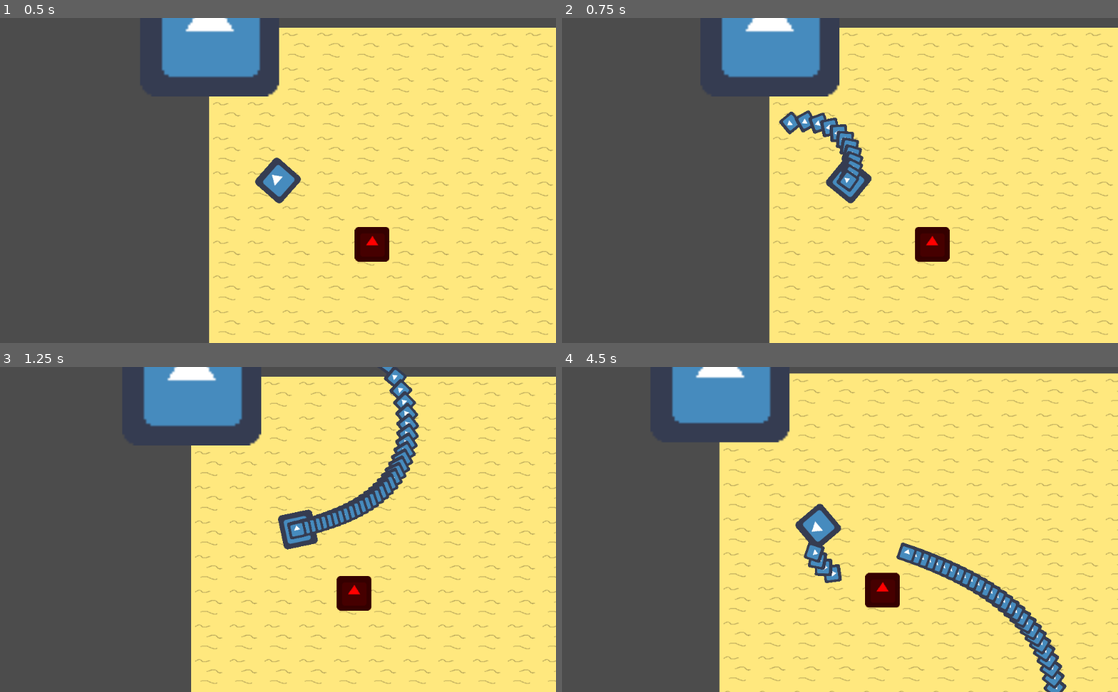
Above: before the commit, frames 1-4 (two rows, left to right).
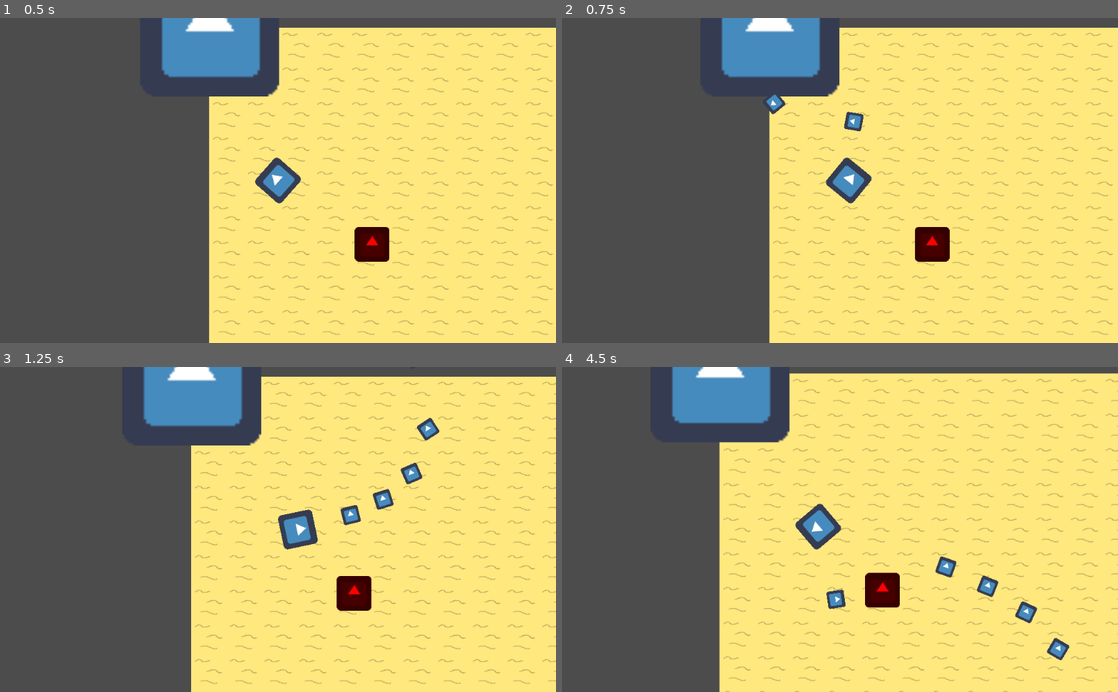
Above: after the commit, the same moments.

Repository: JortvD/ld49
Game: Godot game, scene res://scenes/MainScene.tscn
Two runs of this game, one before a commit and one after it. Both use one fixed random seed, a clock stepped at 60 frames per second and the inputs below. The engine's default icon, where the game draws it, is replaced by a stand-in: a white triangle on a blue panel in a dark square.
Inputs (mouse positions are in pixels of both pictures, inside the frame that each line leads up to):
- Up to frame 1 (0.5 s): no input
- Up to frame 2 (0.75 s): tap Enter at 0.5 s; move the mouse to (962, 164) at 0.52 s; hold Right (ui_right) from 0.53 s (still down); hold Q (ui_q) from 0.53 s (still down)
- Up to frame 3 (1.25 s): keep holding Right (ui_right); keep holding Q (ui_q); tap Space at 0.77 s
- Up to frame 4 (4.5 s): move the mouse to (728, 545) at 1.27 s; release Right (ui_right) at 1.28 s; release Q (ui_q) at 1.28 s; hold Down (ui_down) 1.28-2.03 s; tap Q (ui_q) at 1.35, 2.85, 4.35 s; tap Space at 1.52, 3.02, 3.77 s; move the mouse to (895, 458) at 2.02 s; hold Right (ui_right) 2.03-2.78 s; hold Q (ui_q) 2.03-2.78 s; move the mouse to (812, 594) at 2.77 s; hold Up (ui_up) 2.78-3.53 s; move the mouse to (1006, 578) at 3.52 s; hold Q (ui_q) 3.53-4.28 s; hold Left (ui_left) from 3.53 s (still down); move the mouse to (673, 480) at 4.27 s

Frame 1 is identical in both runs. In frame 2, 1.5% of the frame differs, in the area x 36-55%, y 23-54%; in frame 3, 2.7%; in frame 4, 3.1%, in the area x 43-92%, y 53-100%.

Commit message:
BulletWorking

Diff:
--- a/Player/Player.gd
+++ b/Player/Player.gd
@@ -11,7 +11,7 @@
 func get_input():
 	velocity = Vector2()
 
-	if Input.is_action_pressed("ui_q"):
+	if Input.is_action_pressed("ui_q") and $BulletTimer.is_stopped():
 		shoot()
 	if Input.is_action_pressed("ui_right") or Input.is_action_pressed("ui_d"):
 		velocity.x += 1
@@ -44,4 +44,5 @@
 func shoot():
 	var b = BULLET.instance()
 	owner.add_child(b)
-	b.transform = self.global_transform
+	b.transform = $LocationBullet.global_transform
+	$BulletTimer.start()
--- a/Player/Player.tscn
+++ b/Player/Player.tscn
@@ -7,6 +7,9 @@
 
 [node name="Player" type="KinematicBody2D"]
 script = ExtResource( 2 )
+__meta__ = {
+"_edit_lock_": true
+}
 
 [node name="Sprite" type="Sprite" parent="."]
 rotation = 1.5708
@@ -20,3 +23,10 @@
 current = true
 smoothing_enabled = true
 smoothing_speed = 2.0
+
+[node name="LocationBullet" type="Node2D" parent="."]
+position = Vector2( 48, 0 )
+
+[node name="BulletTimer" type="Timer" parent="."]
+wait_time = 0.1
+one_shot = true
--- a/objects/Bullet.tscn
+++ b/objects/Bullet.tscn
@@ -15,3 +15,5 @@
 [node name="CollisionShape2D" type="CollisionShape2D" parent="."]
 scale = Vector2( 1.5, 1.5 )
 shape = SubResource( 1 )
+
+[connection signal="body_entered" from="." to="." method="_on_Bullet_body_entered"]
